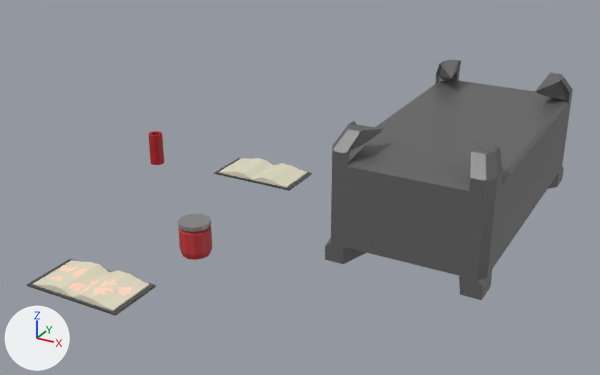
One commit to the Blender file Models/Demon.blend: the scene before it, then after it.
Both versions are drawn from a 50 mm camera at (4.68, -15.2, 7.39) aimed at (-2.74, -1.71, 0.65). The axes (+X, +Y, +Z) are drawn at lower left. The lights are the same throughout.

The scene before the commit, as lines of its bpy script (objects in view):
```python
me_cube = bpy.data.meshes.new('Cube')
me_cube.from_pydata(...)  # 148 vertices, 133 faces; spans x -1.5..1.5, y -3.0..3.0, z -0.06..2.5
me_cube.materials.append(mat_altar)  # dark grey #626262
me_cube_001 = bpy.data.meshes.new('Cube.001')
me_cube_001.from_pydata(...)  # 72 vertices, 70 faces; spans x -1.0..1.0, y -0.54..0.54, z 0.0..0.15
# faces by material slot: [44, 26]
me_cube_001.materials.append(mat_book_cover)  # dark grey #4c4c4c
me_cube_001.materials.append(mat_book_paper)  # white #e7e1c8
me_cube_003 = bpy.data.meshes.new('Cube.003')
me_cube_003.from_pydata(...)  # 72 vertices, 70 faces; spans x -1.0..1.0, y -0.54..0.54, z 0.0..0.15
# faces by material slot: [44, 26]
me_cube_003.materials.append(mat_book_cover)  # dark grey #4c4c4c
me_cube_003.materials.append(mat_book_paper_finished)
ob_altar = bpy.data.objects.new('Altar', me_cube)
ob_altar.location = (0.0, 0.0, 0.0)
ob_book = bpy.data.objects.new('Book', me_cube_001)
ob_book.location = (-4.65, 0.0, -0.07)
ob_book_finished = bpy.data.objects.new('Book_Finished', me_cube_003)
ob_book_finished.location = (-4.65, -5.83, -0.07)
# also in view: 'BloodJar' at (-4.18, -3.37, -0.08)
```
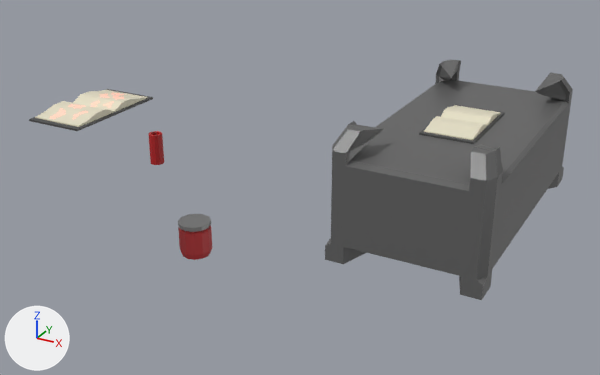
What changed in the scene script:
```text
Change ob_book:
    ob_book.location: (-4.65, 0.0, -0.07) -> (0.0, 0.0, 1.94)
    ob_book.rotation_euler: (0.0, 0.0, 0.0) -> (0.0, 0.0, 1.571)  # degrees (0, 0, 0) -> degrees (0, 0, 90)
Change ob_book_finished:
    ob_book_finished.location: (-4.65, -5.83, -0.07) -> (-5.26, -4.68, 2.76)
    ob_book_finished.rotation_euler: (0.0, 0.0, 0.0) -> (0.0, 0.0, 1.571)  # degrees (0, 0, 0) -> degrees (0, 0, 90)
```

Changed parts and their boxes [x1, y1, x2, y2] in the pictures (600 x 375 px):
'Book_Finished', moved, turned: before [27, 259, 156, 316]; after [29, 89, 153, 131]
'Book', moved, turned: before [214, 158, 312, 191]; after [419, 104, 505, 144]
